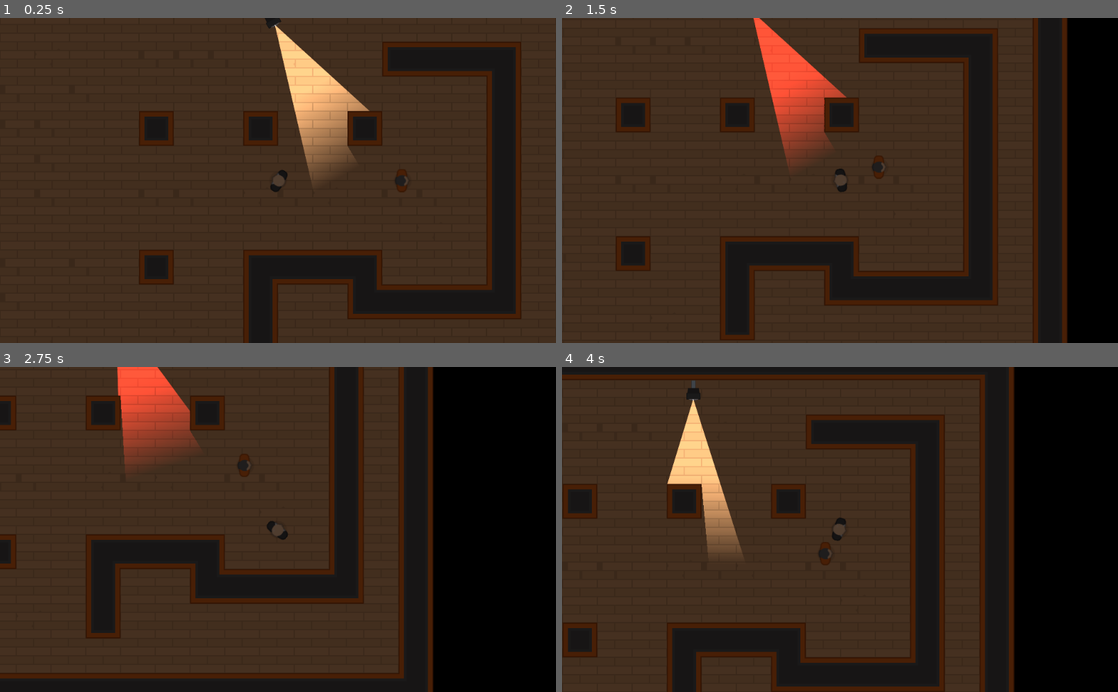
Above: before the commit, frames 1-4 (two rows, left to right).
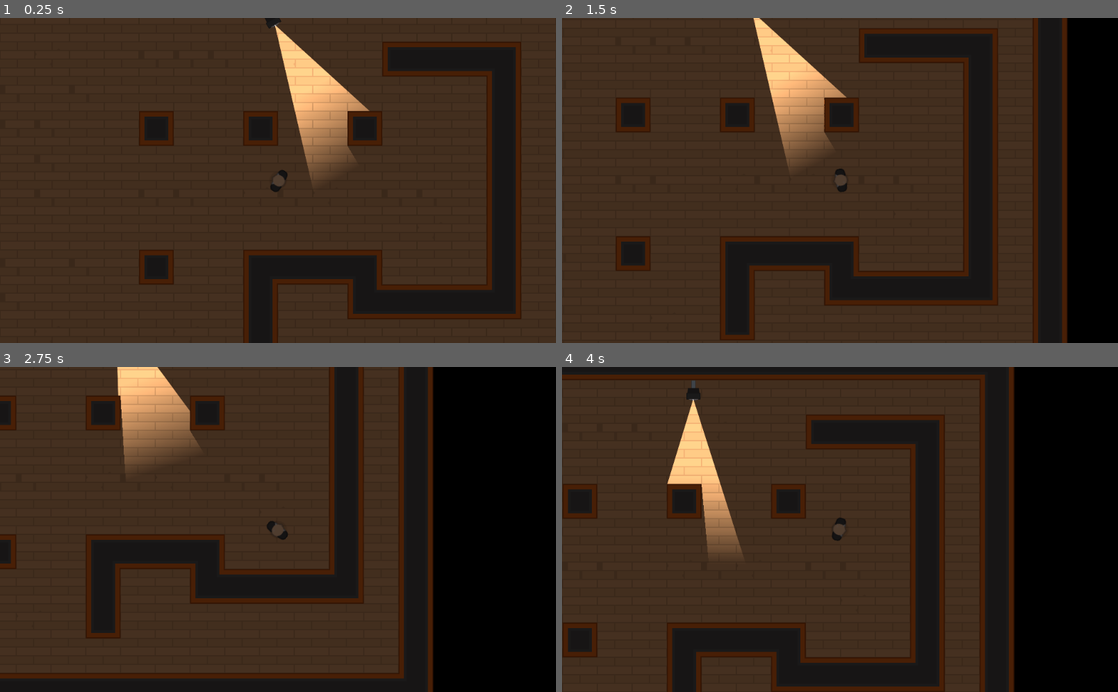
Above: after the commit, the same moments.

Repository: jruizluque/Godot2D_HeistMeisters_3.1
Game: Godot game, scene res://Levels/TemplateLevel.tscn
The game is run twice, just before and just after one commit, with the same random seed, the same clock (stepped at 60 frames per second) and the same inputs.
Inputs (mouse positions are in pixels of both pictures, inside the frame that each line leads up to):
- Up to frame 1 (0.25 s): no input
- Up to frame 2 (1.5 s): tap Enter at 0.5 s; move the mouse to (962, 164) at 0.52 s; hold D (move_right) 0.53-1.28 s; tap Space (torch_toggle) at 0.6, 1.35 s; move the mouse to (728, 196) at 1.27 s; hold S (move_down) from 1.28 s (still down)
- Up to frame 3 (2.75 s): move the mouse to (333, 458) at 2.02 s; release S (move_down) at 2.03 s; hold D (move_right) from 2.03 s (still down); tap Space (torch_toggle) at 2.1 s
- Up to frame 4 (4 s): move the mouse to (812, 594) at 2.77 s; release D (move_right) at 2.78 s; hold W (move_up) 2.78-3.53 s; tap Space (torch_toggle) at 2.85, 3.6 s; move the mouse to (1006, 578) at 3.52 s; hold A (move_left) from 3.53 s (still down)

The runs differ from the first frame. In frame 1, less than 0.1% of the frame differs, in the area x 71-74%, y 46-54%; in frame 2, 3.2%, in the area x 34-58%, y 0-50%; in frame 3, 2.9%; in frame 4, less than 0.1%.
Error after the commit: Invalid get index 'enabled' (on base: 'null instance'). (res://Characters/Player.gd:27)

Commit message:
Player Detection 2: Line of Sight

Diff:
--- a/Characters/NPCs/Camera.tscn
+++ b/Characters/NPCs/Camera.tscn
@@ -34,6 +34,8 @@
 [node name="CameraBody" type="KinematicBody2D" parent="."]
 rotation = -0.523599
 scale = Vector2( 0.5, 0.5 )
+collision_layer = 4
+collision_mask = 3
 script = ExtResource( 2 )
 __meta__ = {
 "_edit_group_": true
--- a/Characters/NPCs/PlayerDetection.gd
+++ b/Characters/NPCs/PlayerDetection.gd
@@ -1,6 +1,8 @@
 extends "res://Characters/TemplateCharacter.gd"
 
 const FOV_TOLERANCE = 20
+const MAX_DETECTION_RANGE = 320 #640 in course, length of texture
+
 const RED = Color(1, 0.25, 0.25)
 const WHITE = Color(1, 1, 1)
 
@@ -10,7 +12,7 @@
 	Player = get_node("/root").find_node("Player", true, false)
 
 func _process(delta):
-	if Player_in_FOV():
+	if Player_in_FOV() and Player_in_LOS():
 		$Torch.color = RED
 	else:
 		$Torch.color = WHITE
@@ -24,3 +26,19 @@
 		return true
 	else:
 		return false
+
+func Player_in_LOS():
+
+	var space = get_world_2d().direct_space_state
+	var LOS_obstacle = space.intersect_ray(global_position, Player.position, [self], collision_mask)
+
+	if not LOS_obstacle:
+		return false
+
+	var distance_to_player = Player.position.distance_to(global_position) #Player.global_position.dis... in course
+	var Player_in_Range = distance_to_player < MAX_DETECTION_RANGE
+
+	if LOS_obstacle.collider == Player and Player_in_Range:
+		return true
+	else:
+		return false
--- a/Characters/Player.tscn
+++ b/Characters/Player.tscn
@@ -1,16 +1,12 @@
-[gd_scene load_steps=5 format=2]
+[gd_scene load_steps=4 format=2]
 
 [ext_resource path="res://Characters/TemplateCharacter.tscn" type="PackedScene" id=1]
 [ext_resource path="res://Characters/Player.gd" type="Script" id=2]
 [ext_resource path="res://GFX/PNG/Hitman 1/hitman1_stand.png" type="Texture" id=3]
-[ext_resource path="res://Lightmaps/Torch.tscn" type="PackedScene" id=4]
 
 [node name="Player" instance=ExtResource( 1 )]
+collision_mask = 6
 script = ExtResource( 2 )
 
 [node name="Sprite" parent="." index="0"]
 texture = ExtResource( 3 )
-
-[node name="Torch" parent="." index="2" instance=ExtResource( 4 )]
-visible = false
-position = Vector2( 15, 0 )
--- a/Levels/TemplateLevel.tscn
+++ b/Levels/TemplateLevel.tscn
@@ -1,14 +1,15 @@
-[gd_scene load_steps=5 format=2]
+[gd_scene load_steps=4 format=2]
 
 [ext_resource path="res://Tiles/Tiles.tres" type="TileSet" id=1]
 [ext_resource path="res://Characters/Player.tscn" type="PackedScene" id=2]
-[ext_resource path="res://Characters/TemplateCharacter.tscn" type="PackedScene" id=3]
-[ext_resource path="res://Characters/NPCs/Camera.tscn" type="PackedScene" id=4]
+[ext_resource path="res://Characters/NPCs/Camera.tscn" type="PackedScene" id=3]
 
 [node name="TemplateLevel" type="Node2D"]
 
 [node name="TileMap" type="TileMap" parent="."]
 tile_set = ExtResource( 1 )
+collision_layer = 2
+collision_mask = 5
 format = 1
 tile_data = PoolIntArray( -327698, 1, 0, -327697, 1, 2, -327696, 1, 2, -327695, 1, 2, -327694, 1, 2, -327693, 1, 2, -32 …(4964 unchanged characters)…
 
@@ -21,21 +22,18 @@
 [node name="CanvasModulate" type="CanvasModulate" parent="."]
 color = Color( 0.313726, 0.294118, 0.294118, 1 )
 
-[node name="TemplateCharacter" parent="." instance=ExtResource( 3 )]
-position = Vector2( 230, 0 )
-
 [node name="Cameras" type="Node2D" parent="."]
 
-[node name="Camera1" parent="Cameras" instance=ExtResource( 4 )]
+[node name="Camera1" parent="Cameras" instance=ExtResource( 3 )]
 visible = false
 position = Vector2( 228.91, -176.119 )
 rotation = 1.57079
 
-[node name="Camera2" parent="Cameras" instance=ExtResource( 4 )]
+[node name="Camera2" parent="Cameras" instance=ExtResource( 3 )]
 position = Vector2( -14.6593, -303.742 )
 rotation = 1.57079
 
-[node name="Camera3" parent="Cameras" instance=ExtResource( 4 )]
+[node name="Camera3" parent="Cameras" instance=ExtResource( 3 )]
 visible = false
 position = Vector2( -498.276, 29.771 )
 rotation = 0.0140303
--- a/project.godot
+++ b/project.godot
@@ -47,6 +47,12 @@
  ]
 }
 
+[layer_names]
+
+2d_physics/layer_1="Player"
+2d_physics/layer_2="Tilemap"
+2d_physics/layer_3="NPC"
+
 [rendering]
 
 environment/default_clear_color=Color( 0, 0, 0, 1 )
